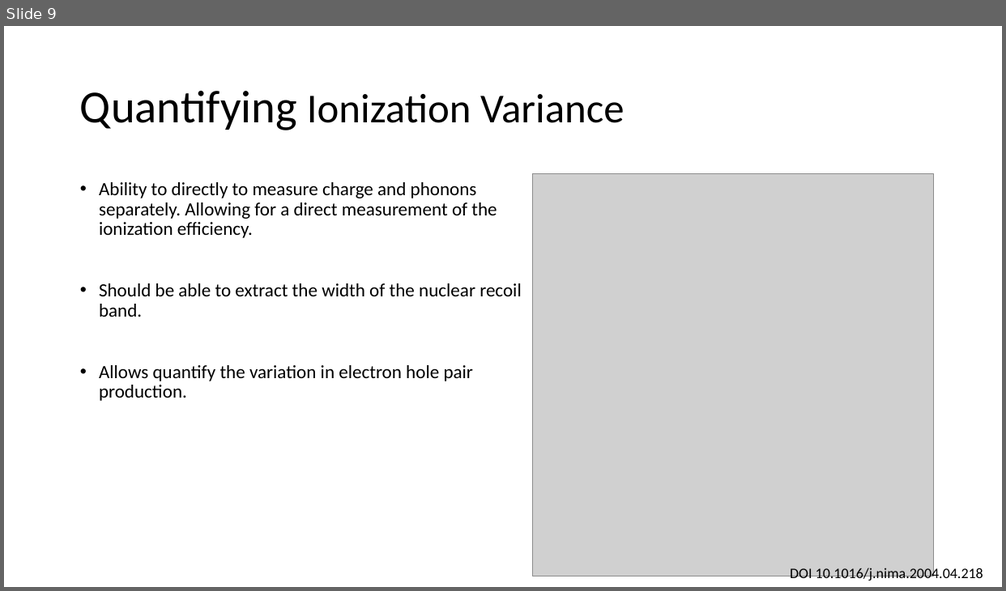
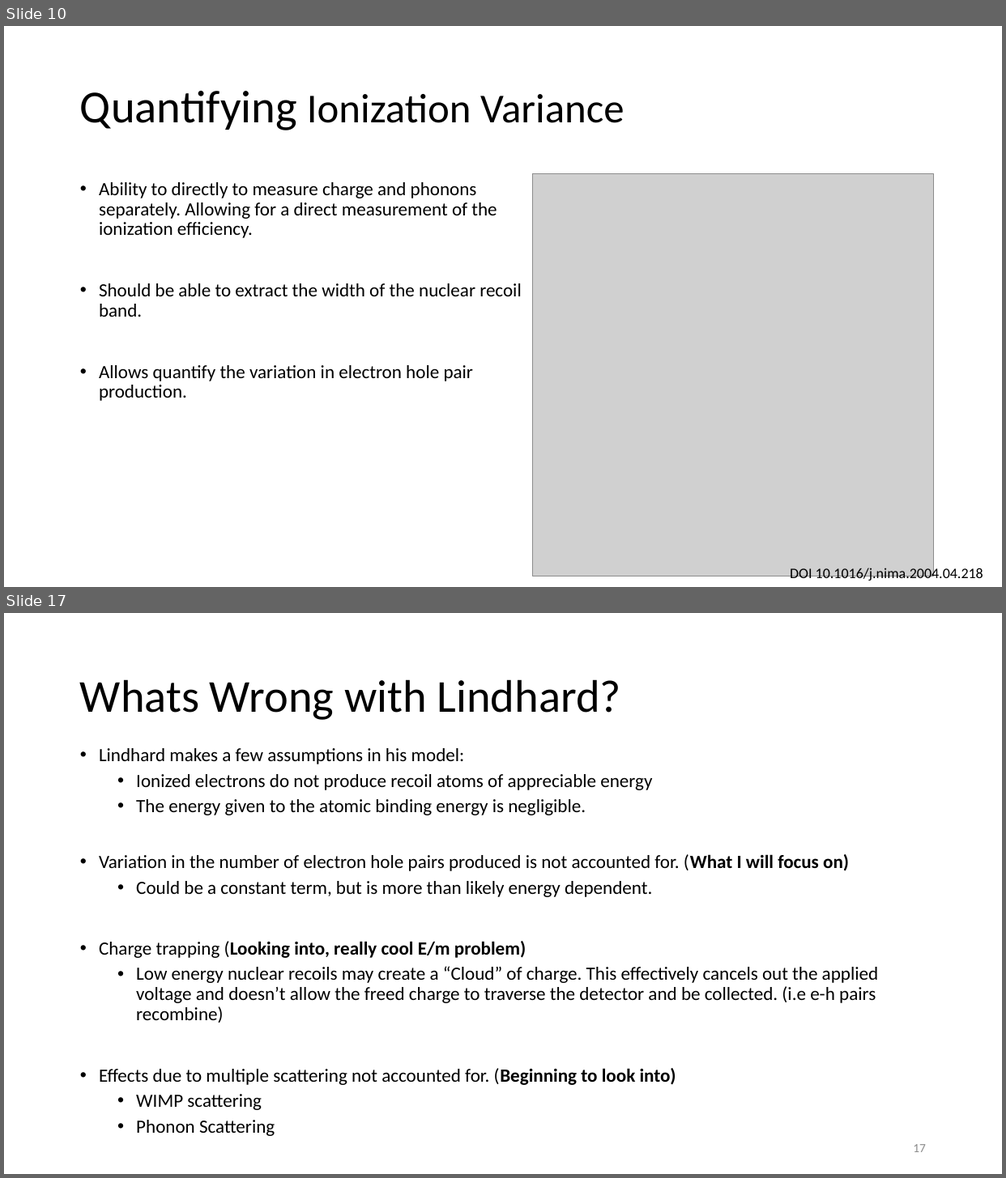
Before and after one commit to villaa/nrFano_Constraint, a slide deck: Mitch_Hawaii_talk. .pptx. Shown one above the other, each under a label of ours: slide 9 before the commit, slides 10 and 17 after it; the slides between them are not shown. The pictures are 1006x591 and 1006x1178 pixels, drawn with LibreOffice and Linux fonts; fonts in the diff are those of the drawing; grey boxes stand for pictures. Boxes give left, top, right and bottom in pixels: in the first picture for what was removed or moved away, otherwise in the second. Text is boxed around its words. In the diff, an @@ line names an element or a change of style, - is before the commit and + after.

```diff
--- a/Mitch_Hawaii_talk. .pptx
+++ b/Mitch_Hawaii_talk. .pptx
@@ slide 17 added at (4,613,1002,1174), background #FFFFFF @@
@@ title added at (80,679,621,720), 44 pt, text #000000 @@
+Whats Wrong with Lindhard?
@@ text added at (99,748,878,1136), 18 pt, text #000000 @@
+• Lindhard makes a few assumptions in his model:
+  • Ionized electrons do not produce recoil atoms of appreciable energy
+  • The energy given to the atomic binding energy is negligible.
+• Variation in the number of electron hole pairs produced is not accounted for. (What I will focus on)
+  • Could be a constant term, but is more than likely energy dependent.
+• Charge trapping (Looking into, really cool E/m problem)
+  • Low energy nuclear recoils may create a “Cloud” of charge. This effectively cancels out the applied voltage and doesn’t allow the freed charge to traverse the detector and be collected. (i.e e-h pairs recombine)
+• Effects due to multiple scattering not accounted for. (Beginning to look into)
+  • WIMP scattering
+  • Phonon Scattering
@@ page number added at (913,1144,926,1152), 12 pt, text #8C8C8C @@
+17
@@ what was slide 9 is now slide 10 @@
```
Also in this commit, not shown: 5 slides changed, 10 other slides added, 1 slide removed, 16 other files.
